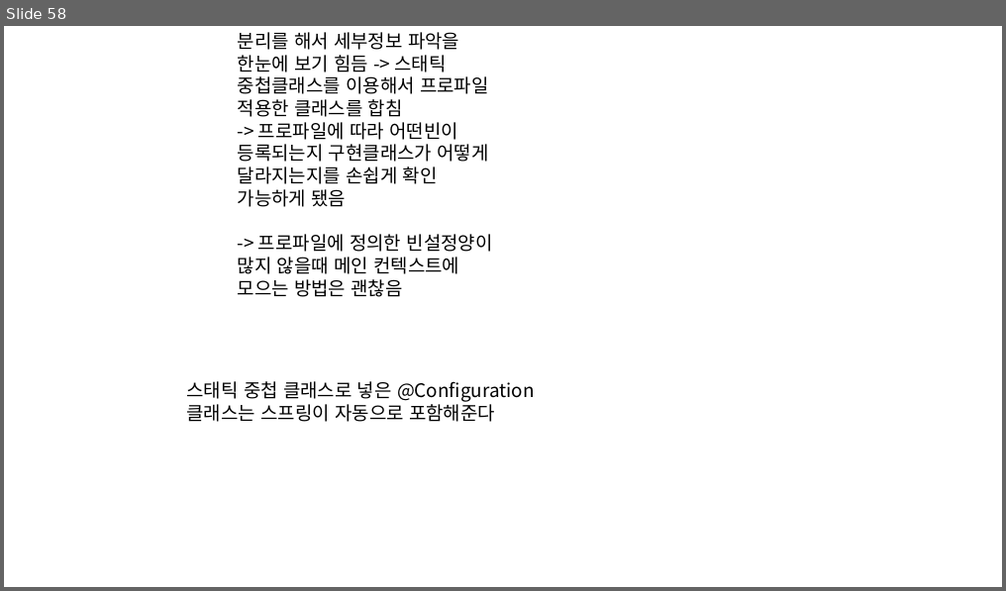
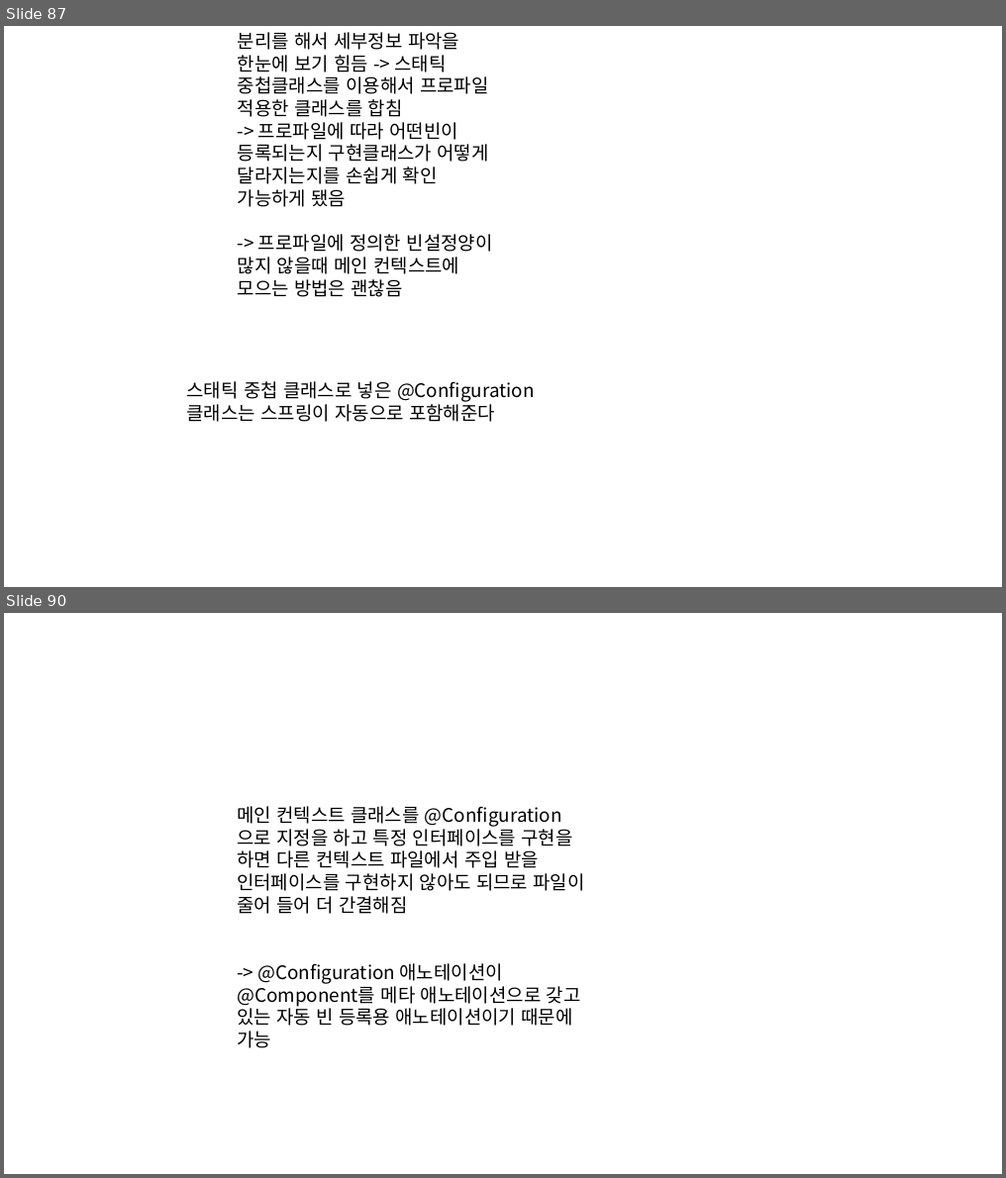
Before and after one commit to eongss/testproject, a slide deck: 프레젠테이션1.pptx. Shown one above the other, each under a label of ours: slide 58 before the commit, slides 87 and 90 after it; the slides between them are not shown. The pictures are 1006x591 and 1006x1178 pixels, drawn with LibreOffice and Linux fonts; fonts in the diff are those of the drawing. Boxes give left, top, right and bottom in pixels: in the first picture for what was removed or moved away, otherwise in the second. Text is boxed around its words. In the diff, an @@ line names an element or a change of style, - is before the commit and + after.

```diff
--- a/프레젠테이션1.pptx
+++ b/프레젠테이션1.pptx
@@ slide 90 added at (4, 613, 1002, 1174), background #FFFFFF @@
@@ text added at (237, 806, 585, 1049), 18 pt, text #000000 @@
+메인 컨텍스트 클래스를 @Configuration 으로 지정을 하고 특정 인터페이스를 구현을 하면 다른 컨텍스트 파일에서 주입 받을 인터페이스를 구현하지 않아도 되므로 파일이 줄어 들어 더 간결해짐
+-> @Configuration 애노테이션이 @Component를 메타 애노테이션으로 갖고 있는 자동 빈 등록용 애노테이션이기 때문에 가능
@@ what was slide 58 is now slide 87 @@
```
Also in this commit, not shown: 59 other slides added, 3 slides removed, 1 other file.
